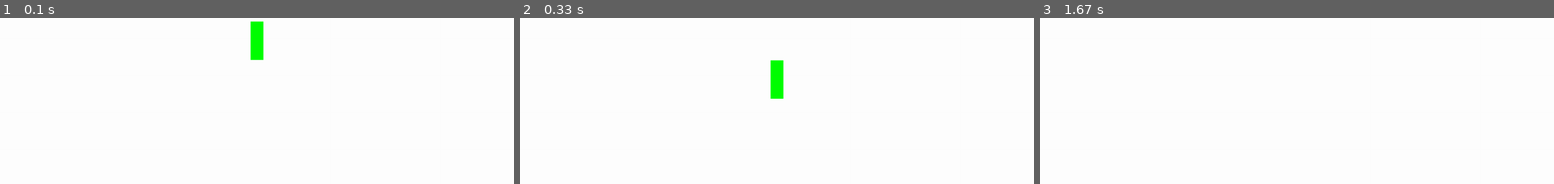
Above: before the commit, frames 1-3 (left to right).
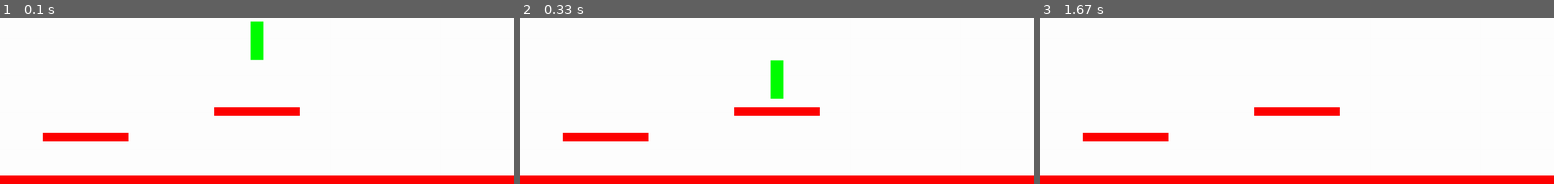
Above: after the commit, the same moments.

Repository: bebopsanders/pygameJetPack
Game: pygame game, started from main.py
The game is run twice, just before and just after one commit, with the same random seed, the same clock (stepped at 60 frames per second) and the same inputs.
Inputs:
- Up to frame 1 (0.1 s): no input
- Up to frame 2 (0.33 s): no input
- Up to frame 3 (1.67 s): no input

The runs differ from the first frame. In frame 1, 6.8% of the frame differs, in the area x 0-100%, y 53-100%; in frame 2, 6.8%; in frame 3, 6.8%.

Commit message:
created list in settings.py called PLAT_LIST that holds tuples with x,y,w,h for making platform objects from the Platform class, using for loop I to iterate through PLAT_LIST and assigne each tuple to the Platform arguments x,y,w,h and created each platform object named p and added it to the all_sprites group and platforms group

Diff:
--- a/main.py
+++ b/main.py
@@ -10,6 +10,9 @@
     def new_game(self):
         self.all_sprites = pg.sprite.Group()
         self.platforms = pg.sprite.Group()
+        for plat in PLAT_LIST:
+            p = Platform(*plat)
+            self.all_sprites.add(p)
         self.player = Player()
         self.all_sprites.add(self.player)
         self.run_game()
--- a/settings.py
+++ b/settings.py
@@ -7,3 +7,7 @@
 RED = (255,0,0)
 GREEN = (0,255,0)
 BLUE = (0,0,255)
+
+PLAT_LIST = [(0,HEIGHT-20,WIDTH,20),
+            (100,480,200,20),
+            (500,420,200,20)]
